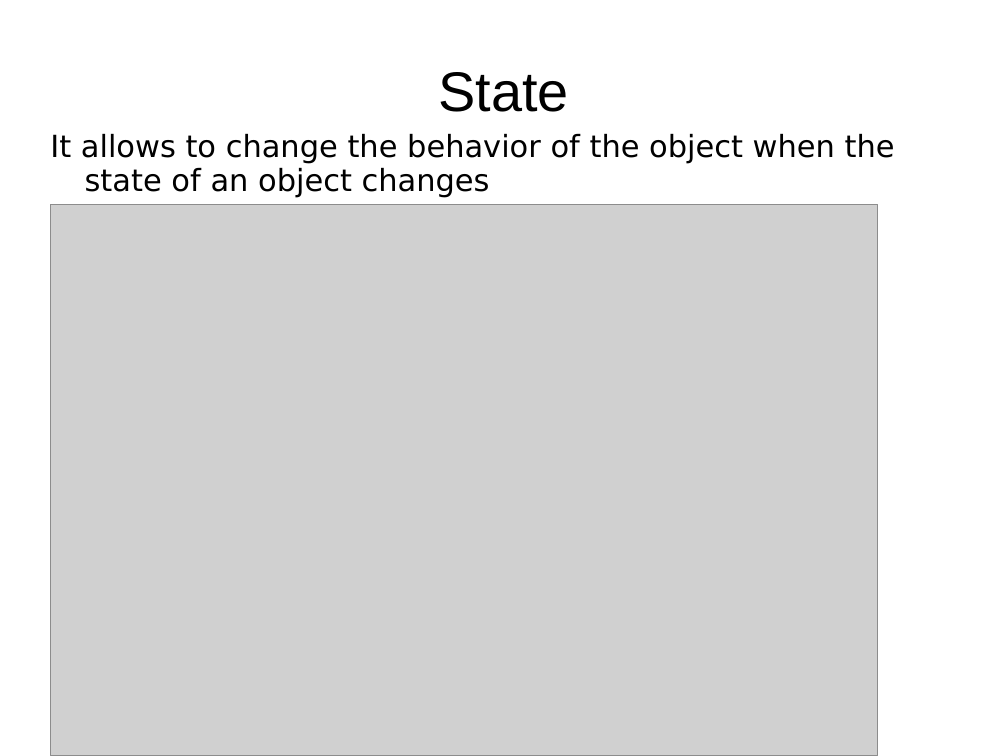
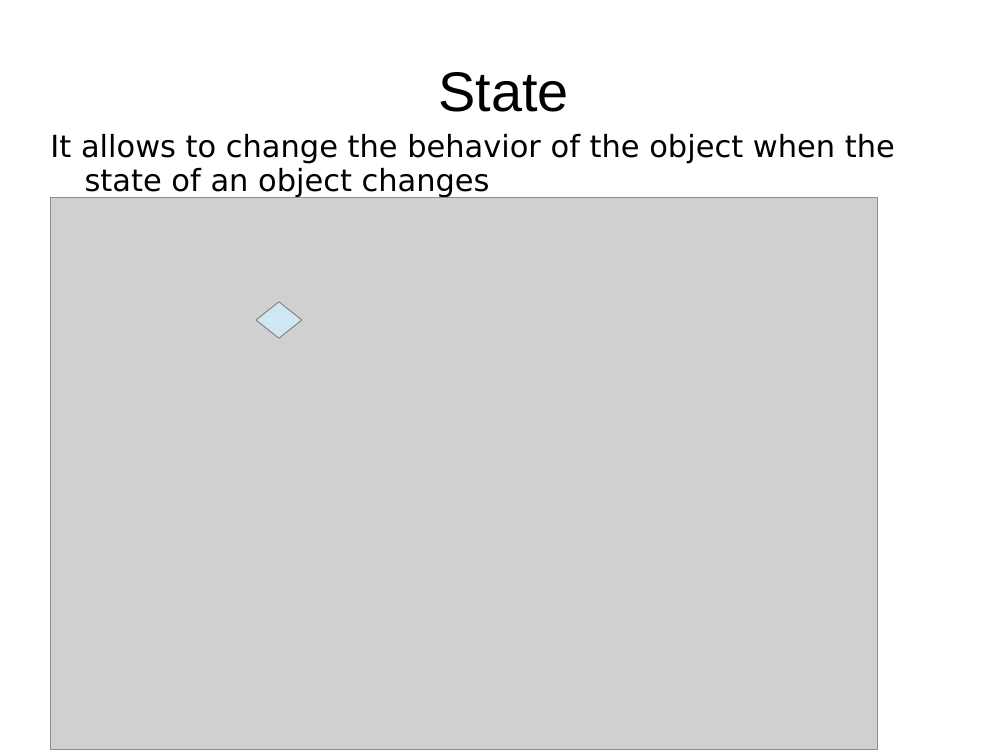
Before and after one commit to bpcrao/purnacode, a slide deck: slide 18 of ppts/Design Patterns by Example.ppt. Drawn at 1008x756 pixels with LibreOffice and Linux fonts; fonts in the diff are those of the drawing; grey boxes stand for pictures. Boxes give left, top, right and bottom in pixels: in the first picture for what was removed or moved away, otherwise in the second. Text is boxed around its words. In the diff, an @@ line names an element or a change of style, - is before the commit and + after.

```diff
--- a/ppts/Design Patterns by Example.ppt
+++ b/ppts/Design Patterns by Example.ppt
@@ text "It allows to change the ..." at (50,133,895,198): indent changed @@
@@ picture: place and size @@
-picture at (50,204,878,756)
+picture at (50,198,878,749)
@@ diamond added at (256,302,302,338), fill #CFE7F5, outline #808080 0.74 pt @@
```
Also in this commit, not shown: 6 other slides changed.
